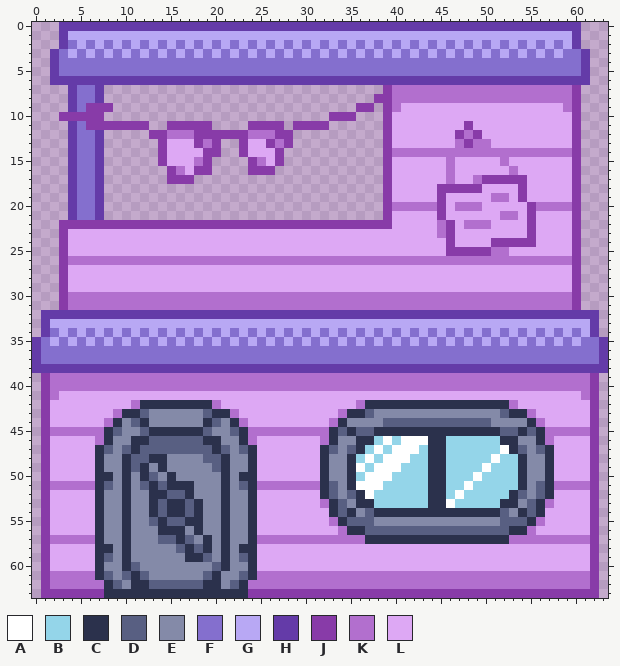
Pixel-art sprite: assets/Houses/house_2x2_b.png. The picture above was drawn from the file before the commit.
The file is 64x64 pixels.
Palette (. is transparent): A #ffffff  B #94d5e9  C #2b314c  D #585f82  E #848aa8  F #846fce  G #b8a8f4  H #643ba8  J #883ba8  K #b26fce  L #dda8f4
Pixels before (only the part around the change), first column x 32:
36 FFFFFFFFFFFFFFFFFFFFFFFFFFFFFFFH
37 FFFFFFFFFFFFFFFFFFFFFFFFFFFFFFFH
38 HHHHHHHHHHHHHHHHHHHHHHHHHHHHHHHH
39 KKKKKKKKKKKKKKKKKKKKKKKKKKKKKKJ.
40 KKKKKKKKKKKKKKKKKKKKKKKKKKKKKKJ.
41 LLLLLLLLLLLLLLLLLLLLLLLLLLLLLKJ.
42 LLLLKCCCCCCCCCCCCCCCCKLLLLLLLLJ.
43 LLKCCDEEEEEEEEEEEEEEDCCKLLLLLLJ.
44 LKCEEEEDDDDDDDDDDDDEEEECKLLLLLJ.
45 KCDCDDCCCCCCCCCCCCCCDDCDCKKKKKJ.
46 KCEECCBABAAACCBBBBBBCCEECKLLLLJ.
47 CDEDCBABAAABCCBBBBBBACDEDCLLLLJ.
48 CEECBABAAABBCCBBBBBABBCEECLLLLJ.
49 CEECABAAABBBCCBBBBABBBCEECLLLLJ.
50 CEECBAAABBBBCCBBBABBBBCEECLLLLJ.
51 CDECAAABBBBBCCBBABBBBBCEDCKKKKJ.
52 CDEDCABBBBBBCCBABBBBBCDEDCLLLLJ.
53 KCDECCBBBBBBCCABBBBBCCEDCKLLLLJ.
54 LCDCEDCCCCCCCCCCCCCCDECDCLLLLLJ.
55 LKCDDDEEEEEEEEEEEEEEDDDCKLLLLLJ.
56 LLKCCDDDDDDDDDDDDDDDDCCKLLLLLLJ.
57 KKKKKCCCCCCCCCCCCCCCCKKKKKKKKKJ.
58 LLLLLLLLLLLLLLLLLLLLLLLLLLLLLLJ.
59 LLLLLLLLLLLLLLLLLLLLLLLLLLLLLLJ.
60 LLLLLLLLLLLLLLLLLLLLLLLLLLLLLLJ.
New version:
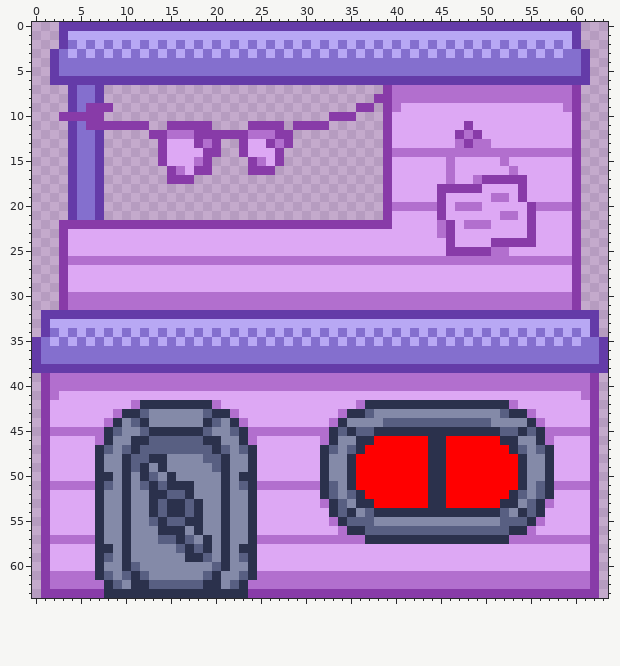
Commit: updated house graphics to use day/night windows
The exact change:
colour B: #94d5e9 -> #ff0000
y 46: x 39 A -> B; x 41..43 AAA -> BBB
y 47: x 38 A -> B; x 40..42 AAA -> BBB; x 52 A -> B
y 48: x 37 A -> B; x 39..41 AAA -> BBB; x 51 A -> B
y 49: x 36 A -> B; x 38..40 AAA -> BBB; x 50 A -> B
y 50: x 37..39 AAA -> BBB; x 49 A -> B
y 51: x 36..38 AAA -> BBB; x 48 A -> B
y 52: x 37 A -> B; x 47 A -> B
y 53: x 46 A -> B
